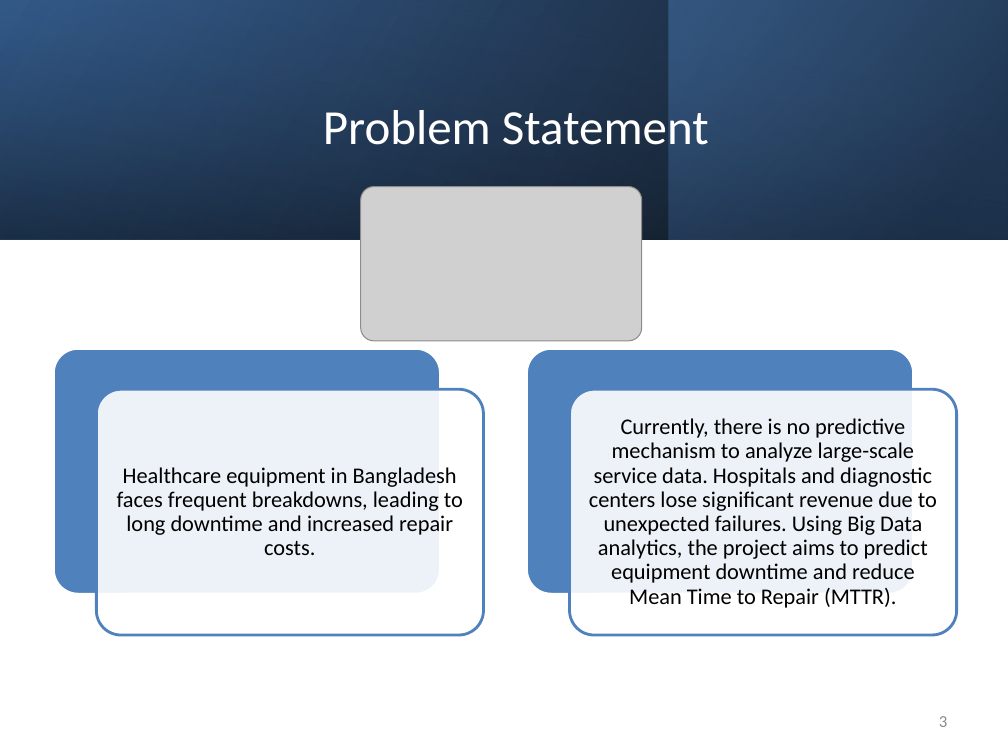
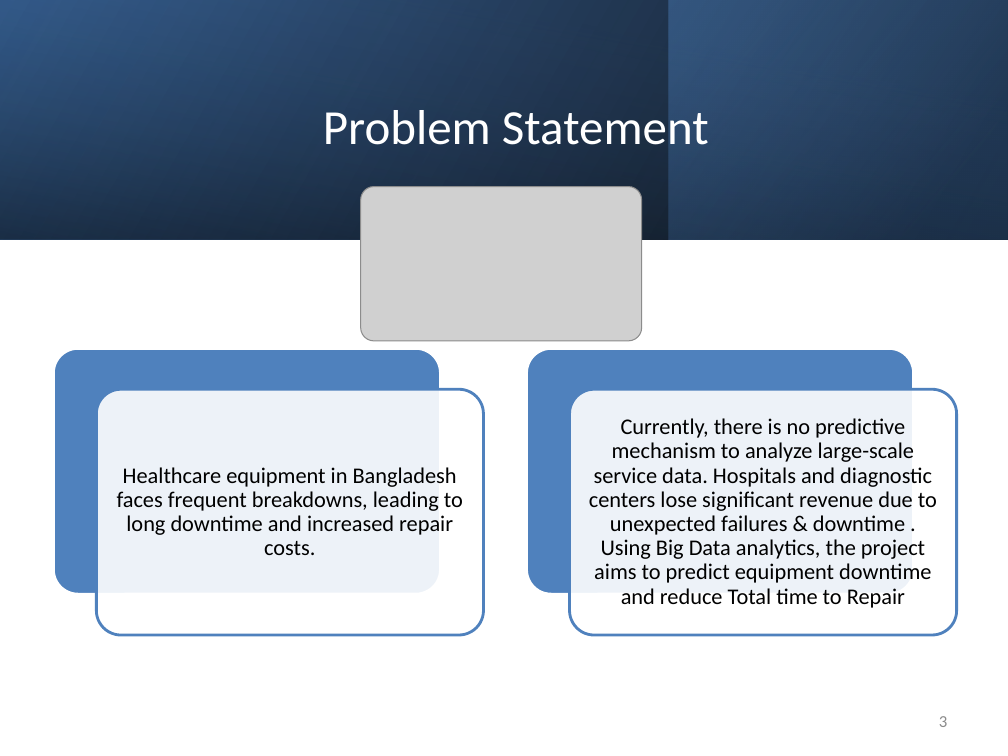
Before and after one commit to shohaghcsesust/BigData-MSProject, a slide deck: slide 3 of BigData_Project_Pro Serv 360.pptx. Drawn at 1008x756 pixels with LibreOffice and Linux fonts; fonts in the diff are those of the drawing; grey boxes stand for pictures. Boxes give left, top, right and bottom in pixels: in the first picture for what was removed or moved away, otherwise in the second. Text is boxed around its words. In the diff, an @@ line names an element or a change of style, - is before the commit and + after.

```diff
--- a/BigData_Project_Pro Serv 360.pptx
+++ b/BigData_Project_Pro Serv 360.pptx
@@ text at box(589, 418, 937, 608): text changed @@
-Currently, there is no predictive mechanism to analyze large-scale service data. Hospitals and diagnostic centers lose significant revenue due to unexpected failures. Using Big Data analytics, the project aims to predict equipment downtime and reduce Mean Time to Repair (MTTR).
+Currently, there is no predictive mechanism to analyze large-scale service data. Hospitals and diagnostic centers lose significant revenue due to unexpected failures & downtime . Using Big Data analytics, the project aims to predict equipment downtime and reduce Total time to Repair
```
Also in this commit, not shown: 8 other slides changed, 10 slides added, 1 slide removed, 2 other files.
